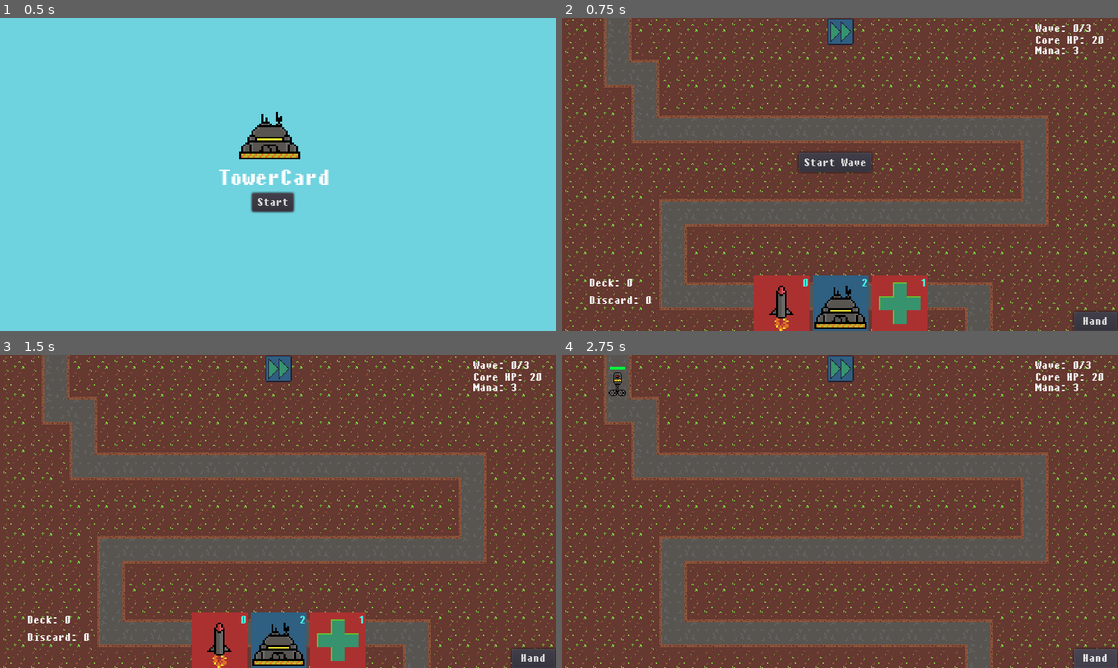
Above: before the commit, frames 1-4 (two rows, left to right).
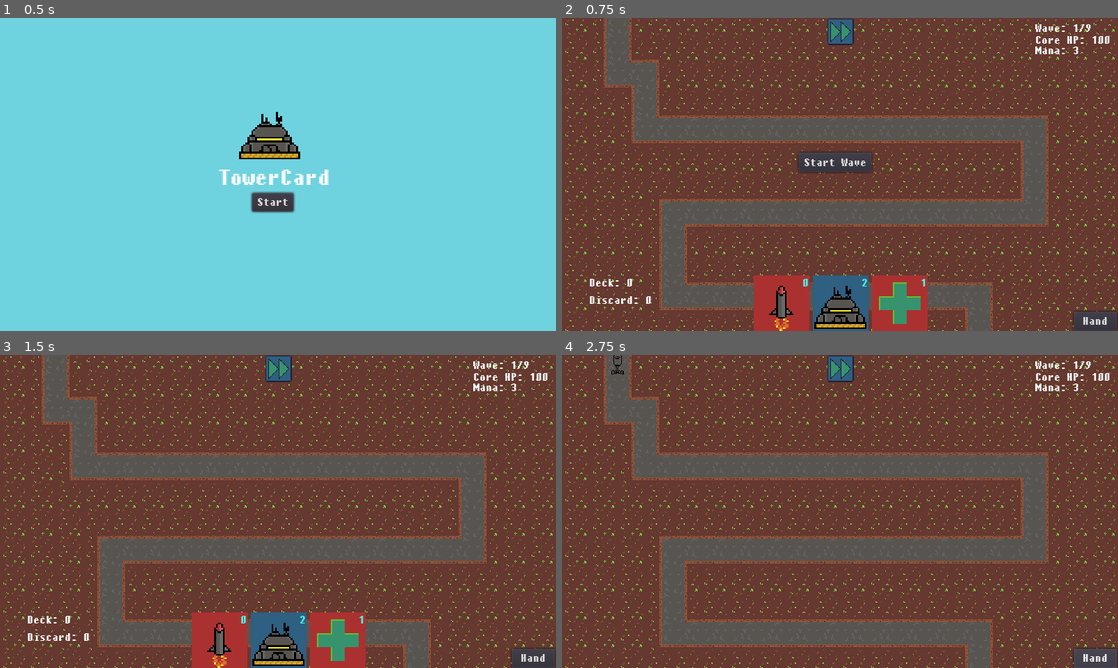
Above: after the commit, the same moments.

Repository: TylerPelaez/TowerCard
Game: Godot game, scene res://Menu/Menu.tscn
The game is run twice, just before and just after one commit, with the same random seed, the same clock (stepped at 60 frames per second) and the same inputs. Sound files missing from this copy of the repository are replaced by a short silence.
Inputs:
- Up to frame 1 (0.5 s): no input
- Up to frame 2 (0.75 s): click "Start" at 0.5 s
- Up to frame 3 (1.5 s): click "Start Wave" at 1.25 s
- Up to frame 4 (2.75 s): click "Hand" at 2 s

Frame 1 is identical in both runs. In frame 2, less than 0.1% of the frame differs, in the area x 92-99%, y 2-9%; in frame 3, less than 0.1%; in frame 4, 0.2%, in the area x 8-99%, y 0-14%.

Commit message:
Rebalance towers, create 1st level

Diff:
--- a/Cards/CardsDatabase.gd
+++ b/Cards/CardsDatabase.gd
@@ -9,24 +9,24 @@
 	Missile:
 		["Missile", Card.CARD_TYPE.SPELL, "res://Cards/Card Images/MissileCard.png", "Missile Strike\nDoes AOE damage", false, Missile, 0],
 	LightningCard:
-		["Lightning", Card.CARD_TYPE.TOWER, "res://Cards/Card Images/LightningTowerCard.png", "Lightning Tower\nChains lightning\nto multiple foes", false, preload("res://Towers/LightningTower.tscn"), 1],
+		["Lightning", Card.CARD_TYPE.TOWER, "res://Cards/Card Images/LightningTowerCard.png", "Lightning Tower\nChains lightning\nto multiple foes", false, preload("res://Towers/LightningTower.tscn"), 2],
 	RepulsorTowerCard:
 		["Repulsor", Card.CARD_TYPE.TOWER, "res://Cards/Card Images/RepulsorTowerCard.png", "Repulsor Tower\nR to rotate\nSlows foes", false, preload("res://Towers/RepulsorTower.tscn"), 1],
 	EMPCard:
 		["EMP", Card.CARD_TYPE.SPELL, "res://Cards/Card Images/EMPCard.png", "Electro-Magnetic\nPulse\nStuns foes", false, EMPCard, 1],
 	HealCore:
-		["Heal Core", Card.CARD_TYPE.SPELL, "res://Cards/Card Images/HealCoreCard.png", "Heals Core Damage\nSingle Use", true, HealCore, 1]
+		["Heal Core", Card.CARD_TYPE.SPELL, "res://Cards/Card Images/HealCoreCard.png", "Heals 30\nCore Damage\nSingle Use", true, HealCore, 1]
 }
 
 # Too lazy to move this to another class.
 # spell format: [name, aoe radius, damage, single target, scene]
 const SPELL_DATA = {
 	Missile:
-		["Missile", 50, 5, false, preload("res://Spells/MissileProjectile.tscn")],
+		["Missile", 50, 7, false, preload("res://Spells/MissileProjectile.tscn")],
 	EMPCard:
 		["EMP", 75, 0, false, preload("res://Spells/EMPProjectile.tscn")],
 	HealCore:
-		["Heal Core", 0, 10, false, null] # Damage is the heal amount
+		["Heal Core", 0, 30, false, null] # Damage is the heal amount
 }
 
 func create_card_from_data(cardData: Array) -> Card:
--- a/Enemies/LevelWaveConfigs.gd
+++ b/Enemies/LevelWaveConfigs.gd
@@ -13,14 +13,47 @@
 const DATA = {
 	LevelConfig.TestLevel: [
 		[
-			{Fast: 1},
+			{Basic: 1},
 		],
 		[
-			{Basic: 15}
+			{Basic: 5}
+		],
+		[
+			{Basic: 5},
+			{Fast: 3}
+		],
+		[
+			{Basic: 7},
+			{Fast: 4}
+		],
+		[
+			{Fast:20}
 		],
 		[
 			{Basic: 15},
-			{Fast: 5}
+			{Fast: 10}
+		],
+		[
+			{Basic:10},
+			{Fast: 5},
+			{Basic:10},
+			{Fast: 5},
+			{Basic:10},
+			{Fast: 5},
+			{Basic:10},
+			{Fast: 5},
+		],
+		[
+			{Basic:30},
+			{Fast: 10},
+			{Basic:30},
+			{Fast: 10},
+		],
+		[
+			{Tank:6},
+			{Fast: 5},
+			{Tank:6},
+			{Fast: 5},
 		]
 	]
 }
--- a/Towers/BasicTower.gd
+++ b/Towers/BasicTower.gd
@@ -12,4 +12,5 @@
 	return "BasicTower"
 
 func upgrade()-> void:
-	self.damage += 2
+	self.damage += 1
+	self.base_damage += 1
--- a/Towers/BasicTower.tscn
+++ b/Towers/BasicTower.tscn
@@ -6,15 +6,14 @@
 [ext_resource path="res://Towers/BasicProjectile.tscn" type="PackedScene" id=4]
 [ext_resource path="res://Towers/Explosion55.wav" type="AudioStream" id=5]
 
-[sub_resource type="CircleShape2D" id=6]
+[sub_resource type="CircleShape2D" id=1]
 radius = 0.01
 
-[sub_resource type="CapsuleShape2D" id=1]
+[sub_resource type="CapsuleShape2D" id=2]
 radius = 6.99999
 height = 6.00001
 
-[sub_resource type="Animation" id=2]
-resource_name = "Fire1"
+[sub_resource type="Animation" id=3]
 length = 0.4
 tracks/0/type = "value"
 tracks/0/path = NodePath("Sprite:frame")
@@ -29,8 +28,7 @@
 "values": [ 1, 2, 3, 4 ]
 }
 
-[sub_resource type="Animation" id=3]
-resource_name = "Fire2"
+[sub_resource type="Animation" id=4]
 length = 0.4
 tracks/0/type = "value"
 tracks/0/path = NodePath("Sprite:frame")
@@ -45,8 +43,7 @@
 "values": [ 6, 6, 7, 8 ]
 }
 
-[sub_resource type="Animation" id=4]
-resource_name = "Fire3"
+[sub_resource type="Animation" id=5]
 length = 0.3
 tracks/0/type = "value"
 tracks/0/path = NodePath("Sprite:frame")
@@ -61,8 +58,7 @@
 "values": [ 10, 11, 12 ]
 }
 
-[sub_resource type="Animation" id=5]
-resource_name = "Idle"
+[sub_resource type="Animation" id=6]
 length = 0.1
 loop = true
 tracks/0/type = "value"
@@ -83,10 +79,12 @@
 Projectile = ExtResource( 4 )
 attack_range = 75.0
 projectile_speed = 150.0
+base_damage = 1
 max_damage = 10
+damage = 1
 
 [node name="CollisionShape2D" parent="AttackRange" index="0"]
-shape = SubResource( 6 )
+shape = SubResource( 1 )
 
 [node name="Sprite" parent="." index="2"]
 texture = ExtResource( 2 )
@@ -96,13 +94,13 @@
 
 [node name="PlacementCollider" parent="." index="3"]
 rotation = 1.5708
-shape = SubResource( 1 )
+shape = SubResource( 2 )
 
 [node name="AnimationPlayer" parent="." index="4"]
-anims/Fire1 = SubResource( 2 )
-anims/Fire2 = SubResource( 3 )
-anims/Fire3 = SubResource( 4 )
-anims/Idle = SubResource( 5 )
+anims/Fire1 = SubResource( 3 )
+anims/Fire2 = SubResource( 4 )
+anims/Fire3 = SubResource( 5 )
+anims/Idle = SubResource( 6 )
 
 [node name="ShootSound" type="AudioStreamPlayer2D" parent="." index="5"]
 stream = ExtResource( 5 )
--- a/UI/UI.tscn
+++ b/UI/UI.tscn
@@ -148,8 +148,8 @@
 
 [node name="FastForward" type="TextureButton" parent="HBoxContainer"]
 pause_mode = 2
-margin_left = 18.0
-margin_right = 50.0
+margin_left = 4.0
+margin_right = 36.0
 margin_bottom = 32.0
 focus_mode = 0
 texture_normal = ExtResource( 10 )
--- a/World/Level.gd
+++ b/World/Level.gd
@@ -10,7 +10,7 @@
 
 export (LevelWaveConfigs.LevelConfig) var level_config = LevelWaveConfigs.LevelConfig.TestLevel
 
-export var core_max_health: float = 20.0
+export var core_max_health: float = 100.0
 onready var core_health := core_max_health setget set_core_health
 
 var enemies_done_spawning = false
@@ -34,7 +34,7 @@
 
 	ui.connect("start_wave", self, "_start_wave")
 
-	$CanvasLayer/UI/WaveNumber.text = "Wave: " + str(current_wave) + "/" + str(total_waves)
+	$CanvasLayer/UI/WaveNumber.text = "Wave: " + str(current_wave+1) + "/" + str(total_waves)
 
 func _process(delta: float) -> void:
 	$CanvasLayer/UI/CoreHP.text = "Core HP: " + str(core_health)
--- a/project.godot
+++ b/project.godot
@@ -9,7 +9,7 @@
 config_version=4
 
 _global_script_classes=[ {
-"base": "Node2D",
+"base": "PathFollow2D",
 "class": "BaseEnemy",
 "language": "GDScript",
 "path": "res://Enemies/BaseEnemy.gd"
@@ -187,6 +187,11 @@
 "events": [ Object(InputEventMouseButton,"resource_local_to_scene":false,"resource_name":"","device":0,"alt":false,"shi …(212 unchanged characters)…
  ]
 }
+start_wave={
+"deadzone": 0.5,
+"events": [ Object(InputEventKey,"resource_local_to_scene":false,"resource_name":"","device":0,"alt":false,"shift":false,"control":false,"meta":false,"command":false,"pressed":false,"scancode":32,"unicode":0,"echo":false,"script":null)
+ ]
+}
 rotate={
 "deadzone": 0.5,
 "events": [ Object(InputEventKey,"resource_local_to_scene":false,"resource_name":"","device":0,"alt":false,"shift":false,"control":false,"meta":false,"command":false,"pressed":false,"scancode":82,"unicode":0,"echo":false,"script":null)
@@ -197,10 +202,6 @@
 
 2d_physics/layer_1="Towers"
 2d_physics/layer_2="PlacementArea"
-2d_physics/layer_3="Enemies"
-2d_physics/layer_4="EnemyHurtboxes"
-2d_physics/layer_5="SlowField"
-2d_physics/layer_6="EMPField"
 
 [rendering]
 
Not shown: 1 places in UI/UI.tscn that only renumber resources
